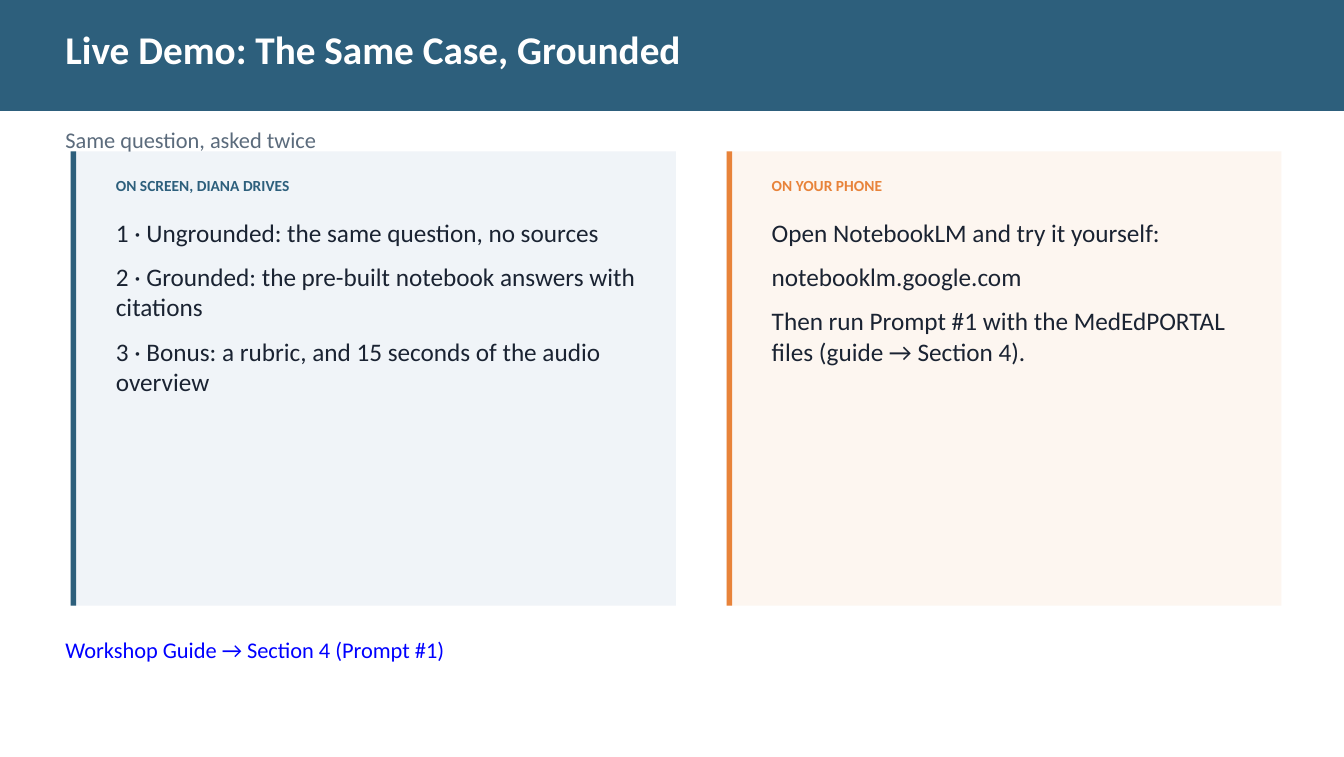
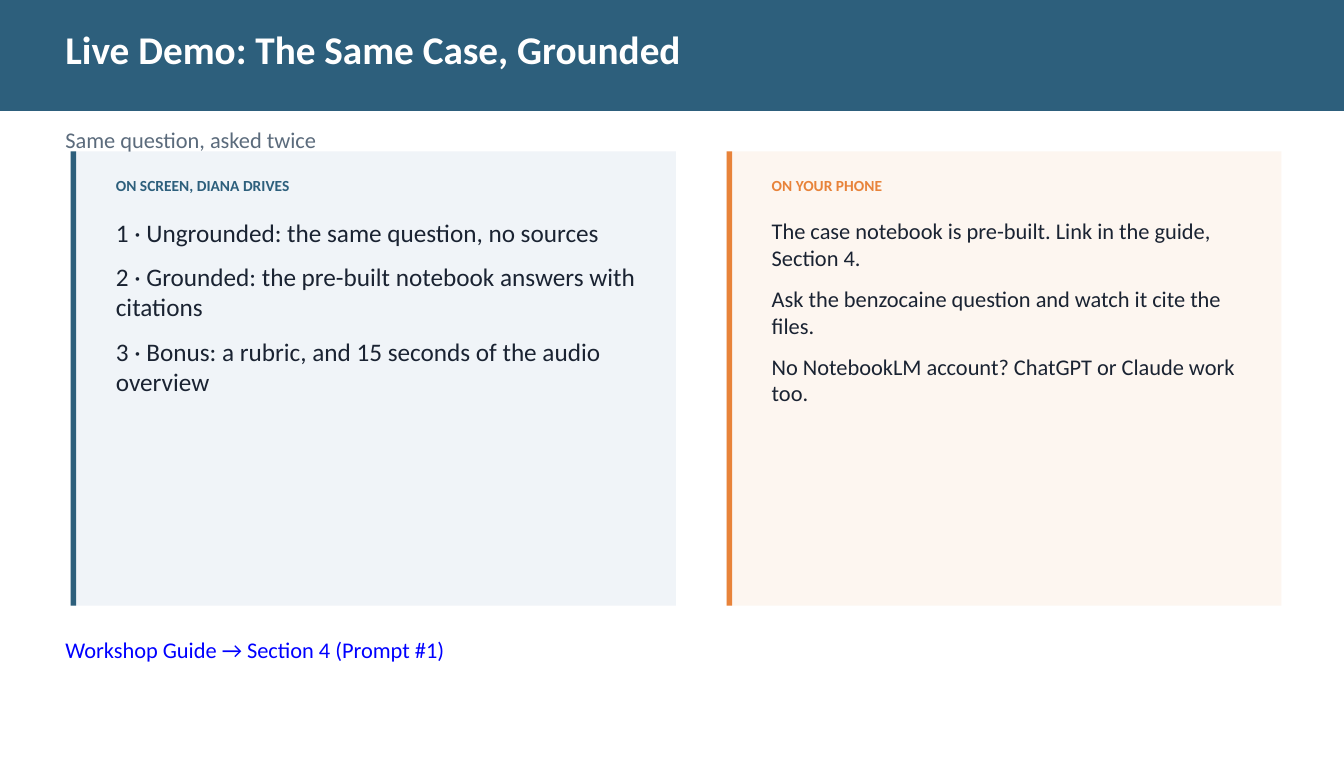
Before and after one commit to diana-brewer/digital-learning-unlocked, a slide deck: slide 11 of Digital Learning Unlocked - Slide Deck.pptx. Drawn at 1344x757 pixels with LibreOffice and Linux fonts; fonts in the diff are those of the drawing. Boxes give left, top, right and bottom in pixels: in the first picture for what was removed or moved away, otherwise in the second. Text is boxed around its words. In the diff, an @@ line names an element or a change of style, - is before the commit and + after.

```diff
--- a/Digital Learning Unlocked - Slide Deck.pptx
+++ b/Digital Learning Unlocked - Slide Deck.pptx
@@ text at [772, 223, 1235, 401]: text changed; size 18 to 16 pt @@
-Open NotebookLM and try it yourself:
-notebooklm.google.com
-Then run Prompt #1 with the MedEdPORTAL files (guide → Section 4).
+The case notebook is pre-built. Link in the guide, Section 4.
+Ask the benzocaine question and watch it cite the files.
+No NotebookLM account? ChatGPT or Claude work too.
```
Also in this commit, not shown: 1 other slide changed, 2 other files.
